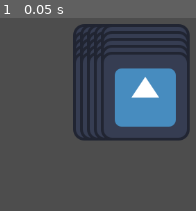
Above: before the commit, frame 1.
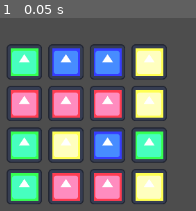
Above: after the commit, the same moment.

Repository: GandalfDG/slop-farmer-extension
Game: Godot game, scene res://game_window.tscn
Same seed, same stepped clock (60 frames per second), same inputs: the game is played once before the commit and once after it. The engine's default icon, where the game draws it, is replaced by a stand-in: a white triangle on a blue panel in a dark square.
Inputs:
- Up to frame 1 (0.05 s): no input

The runs differ from the first frame. In frame 1, 53% of the frame differs, in the area x 3-97%, y 3-97%.

Commit message:
grid with randomly assigned token types out of 4 choices

Diff:
--- a/game_window.tscn
+++ b/game_window.tscn
@@ -5,5 +5,8 @@
 [node name="GameWindow" type="Node2D"]
 
 [node name="Grid" type="Node2D" parent="."]
-position = Vector2(553, 259)
+position = Vector2(393, 224)
 script = ExtResource("1_mn5vm")
+rows = 4
+cols = 4
+offset = 60.0
--- a/grid.gd
+++ b/grid.gd
@@ -1,7 +1,9 @@
 extends Node2D
 
-var rows: int = 5
-var cols: int = 5
+@export var rows: int = 5
+@export var cols: int = 5
+
+@export var offset: float = 55.0
 
 var grid: Array
 
@@ -13,5 +15,5 @@
 		for column in cols:
 			var token_node = token.instantiate()
 			add_child(token_node)
-			token_node.position = Vector2(10*row, 10*column)
+			token_node.position = Vector2(offset*row, offset*column)
 			grid[row].append(token_node)
--- /dev/null
+++ b/token.gd
@@ -0,0 +1,20 @@
+extends Node2D
+
+enum token_type {TYPE_1, TYPE_2, TYPE_3, TYPE_4}
+
+var type: token_type = token_type.TYPE_1
+
+var color_polygon
+
+func _ready():
+	color_polygon = $Color
+	type = randi_range(0, 3)
+	match type:
+		token_type.TYPE_1:
+			color_polygon.color = Color.RED
+		token_type.TYPE_2:
+			color_polygon.color = Color.GREEN
+		token_type.TYPE_3:
+			color_polygon.color = Color.BLUE
+		token_type.TYPE_4:
+			color_polygon.color = Color.YELLOW
--- a/token.tscn
+++ b/token.tscn
@@ -1,8 +1,21 @@
-[gd_scene load_steps=2 format=3 uid="uid://b50otusq306jl"]
+[gd_scene load_steps=4 format=3 uid="uid://b50otusq306jl"]
 
+[ext_resource type="Script" uid="uid://cy18iue2caocn" path="res://token.gd" id="1_0ucay"]
 [ext_resource type="Texture2D" uid="uid://cqtw7t2uag6f8" path="res://icon.svg" id="1_bd72f"]
 
+[sub_resource type="CanvasItemMaterial" id="CanvasItemMaterial_bd72f"]
+blend_mode = 1
+
 [node name="Token" type="Node2D"]
+script = ExtResource("1_0ucay")
 
 [node name="Sprite2D" type="Sprite2D" parent="."]
+scale = Vector2(0.4, 0.4)
 texture = ExtResource("1_bd72f")
+centered = false
+
+[node name="Color" type="Polygon2D" parent="."]
+material = SubResource("CanvasItemMaterial_bd72f")
+position = Vector2(6, 6)
+color = Color(3.94672e-06, 0.565612, 0.802131, 1)
+polygon = PackedVector2Array(0, 0, 40, 0, 40, 40, 0, 40)
Not shown, added: token.gd.uid
